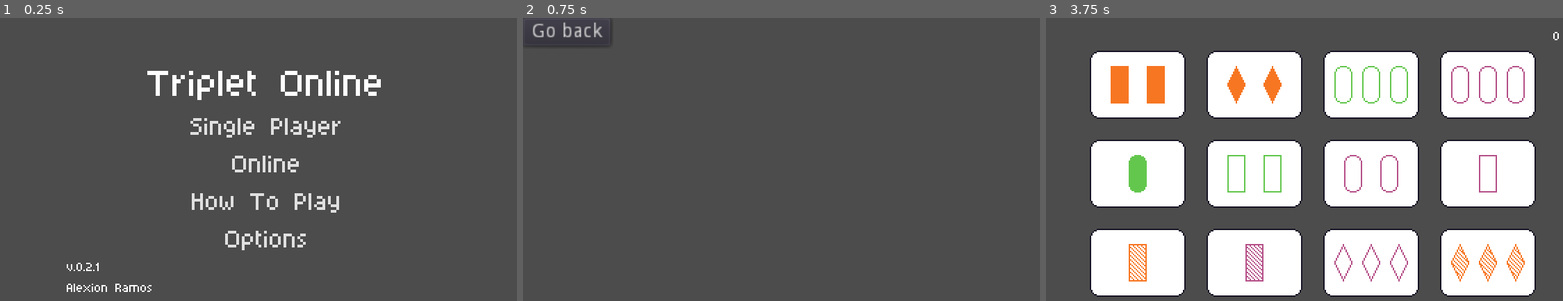
Above: before the commit, frames 1-3 (left to right).
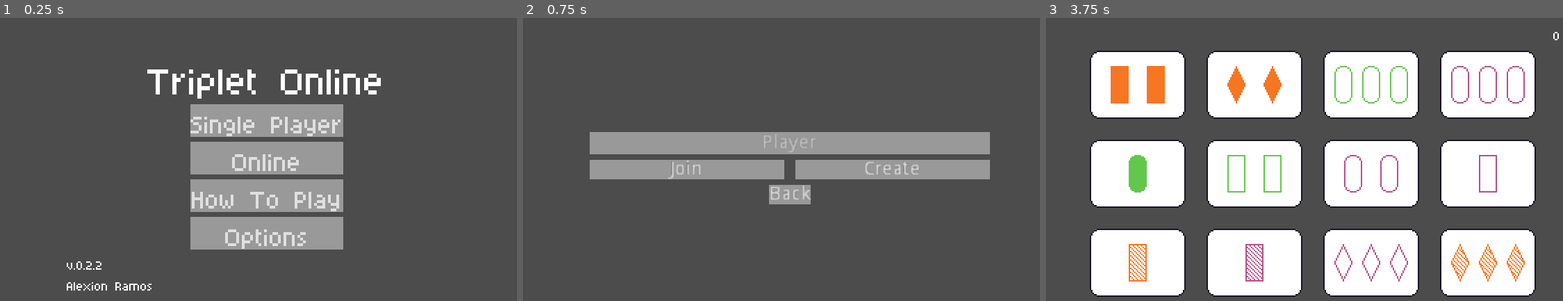
Above: after the commit, the same moments.

Repository: almos98/SetOnline
Game: Godot game, scene res://menu/start_menu.tscn
The game is run twice, just before and just after one commit, with the same random seed, the same clock (stepped at 60 frames per second) and the same inputs.
Inputs:
- Up to frame 1 (0.25 s): no input
- Up to frame 2 (0.75 s): click "Online" at 0.5 s
- Up to frame 3 (3.75 s): click "Go back" (after the commit: "Back") at 1.25 s; click "How To Play" at 2 s; click "Options" at 2.75 s; click "Single Player" at 3.5 s

The runs differ from the first frame. In frame 1, 13% of the frame differs, in the area x 12-74%, y 18-97%; in frame 2, 12%; in frame 3, nothing differs.

Commit message:
Fixed project settings for mobile.

Diff:
--- /dev/null
+++ b/game/server/Label.gd
@@ -0,0 +1,4 @@
+extends Label
+
+func _ready():
+	print("Hello world!");
--- /dev/null
+++ b/game/server/server.tscn
@@ -0,0 +1,20 @@
+[gd_scene load_steps=3 format=2]
+
+[ext_resource path="res://game/server/Label.gd" type="Script" id=1]
+[ext_resource path="res://game/board/board_data.tscn" type="PackedScene" id=2]
+
+[node name="Server" type="Control"]
+__meta__ = {
+"_edit_use_anchors_": false
+}
+
+[node name="Label" type="Label" parent="."]
+margin_right = 40.0
+margin_bottom = 14.0
+text = "This is a server."
+script = ExtResource( 1 )
+__meta__ = {
+"_edit_use_anchors_": false
+}
+
+[node name="Board" parent="." instance=ExtResource( 2 )]
--- a/menu/multiplayer_menu.tscn
+++ b/menu/multiplayer_menu.tscn
@@ -1,20 +1,111 @@
-[gd_scene load_steps=2 format=2]
+[gd_scene load_steps=16 format=2]
 
 [ext_resource path="res://game/state/simple_menu_state.gd" type="Script" id=1]
 
-[node name="Control" type="Control"]
+[sub_resource type="Theme" id=1]
+
+[sub_resource type="StyleBoxFlat" id=2]
+
+[sub_resource type="StyleBoxFlat" id=3]
+
+[sub_resource type="StyleBoxFlat" id=4]
+
+[sub_resource type="StyleBoxFlat" id=5]
+
+[sub_resource type="StyleBoxFlat" id=6]
+
+[sub_resource type="StyleBoxFlat" id=7]
+
+[sub_resource type="StyleBoxFlat" id=8]
+
+[sub_resource type="StyleBoxFlat" id=9]
+
+[sub_resource type="StyleBoxFlat" id=10]
+
+[sub_resource type="StyleBoxFlat" id=11]
+
+[sub_resource type="StyleBoxFlat" id=12]
+
+[sub_resource type="StyleBoxFlat" id=13]
+
+[sub_resource type="StyleBoxFlat" id=14]
+
+[node name="MultiplayerMenu" type="MarginContainer"]
 anchor_right = 1.0
 anchor_bottom = 1.0
+theme = SubResource( 1 )
+custom_constants/margin_right = 48
+custom_constants/margin_top = 24
+custom_constants/margin_left = 48
+custom_constants/margin_bottom = 24
 script = ExtResource( 1 )
 __meta__ = {
 "_edit_use_anchors_": false
 }
-back_button_path = NodePath("Button")
+buttons_path = [ NodePath("VBoxContainer/HSplitContainer/JoinButton"), NodePath("VBoxContainer/HSplitContainer/CreateButton") ]
+scene_transitions = [ null, null ]
+back_button_path = NodePath("VBoxContainer/Back Button")
 
-[node name="Button" type="Button" parent="."]
-margin_right = 12.0
-margin_bottom = 20.0
-text = "Go back"
-__meta__ = {
-"_edit_use_anchors_": false
-}
+[node name="VBoxContainer" type="VBoxContainer" parent="."]
+margin_left = 48.0
+margin_top = 82.0
+margin_right = 336.0
+margin_bottom = 134.0
+size_flags_vertical = 6
+
+[node name="PlayerName" type="LineEdit" parent="VBoxContainer"]
+margin_right = 288.0
+margin_bottom = 16.0
+size_flags_vertical = 3
+custom_styles/read_only = SubResource( 2 )
+custom_styles/focus = SubResource( 3 )
+custom_styles/normal = SubResource( 4 )
+align = 1
+max_length = 16
+context_menu_enabled = false
+clear_button_enabled = true
+placeholder_text = "Player"
+
+[node name="HSplitContainer" type="HSplitContainer" parent="VBoxContainer"]
+margin_top = 20.0
+margin_right = 288.0
+margin_bottom = 34.0
+custom_constants/separation = 0
+
+[node name="JoinButton" type="Button" parent="VBoxContainer/HSplitContainer"]
+margin_right = 140.0
+margin_bottom = 14.0
+size_flags_horizontal = 3
+size_flags_vertical = 3
+custom_styles/hover = SubResource( 5 )
+custom_styles/pressed = SubResource( 6 )
+custom_styles/focus = SubResource( 7 )
+custom_styles/disabled = SubResource( 8 )
+custom_styles/normal = SubResource( 9 )
+text = "Join"
+
+[node name="CreateButton" type="Button" parent="VBoxContainer/HSplitContainer"]
+margin_left = 148.0
+margin_right = 288.0
+margin_bottom = 14.0
+size_flags_horizontal = 3
+size_flags_vertical = 3
+custom_styles/hover = SubResource( 10 )
+custom_styles/pressed = SubResource( 11 )
+custom_styles/focus = SubResource( 12 )
+custom_styles/disabled = SubResource( 13 )
+custom_styles/normal = SubResource( 14 )
+text = "Create"
+
+[node name="Back Button" type="Button" parent="VBoxContainer"]
+margin_left = 129.0
+margin_top = 38.0
+margin_right = 159.0
+margin_bottom = 52.0
+size_flags_horizontal = 4
+custom_styles/hover = SubResource( 10 )
+custom_styles/pressed = SubResource( 11 )
+custom_styles/focus = SubResource( 12 )
+custom_styles/disabled = SubResource( 13 )
+custom_styles/normal = SubResource( 14 )
+text = "Back"
--- a/menu/start_menu.tscn
+++ b/menu/start_menu.tscn
@@ -13,15 +13,13 @@
 size = 48
 font_data = SubResource( 2 )
 
-[sub_resource type="StyleBoxEmpty" id=4]
+[sub_resource type="StyleBoxFlat" id=11]
 
-[sub_resource type="StyleBoxEmpty" id=5]
+[sub_resource type="StyleBoxFlat" id=12]
 
-[sub_resource type="StyleBoxEmpty" id=6]
+[sub_resource type="StyleBoxFlat" id=13]
 
-[sub_resource type="StyleBoxEmpty" id=7]
-
-[sub_resource type="StyleBoxEmpty" id=8]
+[sub_resource type="StyleBoxFlat" id=14]
 
 [sub_resource type="DynamicFont" id=9]
 size = 32
@@ -33,6 +31,8 @@
 [node name="StartMenu" type="MarginContainer"]
 anchor_right = 1.0
 anchor_bottom = 1.0
+margin_top = -1.0
+margin_bottom = 9.0
 theme = SubResource( 1 )
 custom_constants/margin_right = 48
 custom_constants/margin_top = 24
@@ -42,94 +42,88 @@
 __meta__ = {
 "_edit_use_anchors_": false
 }
-buttons_path = [ NodePath("VBox/HBoxContainer/MenuButtons/SinglePlayerButton"), NodePath("VBox/HBoxContainer/MenuButtons/OnlineButton"), NodePath("VBox/HBoxContainer/MenuButtons/TutorialButton"), NodePath("VBox/HBoxContainer/MenuButtons/OptionsButton") ]
+buttons_path = [ NodePath("VBoxContainer/Buttons/SinglePlayerButton"), NodePath("VBoxContainer/Buttons/OnlineButton"), NodePath(""), NodePath("") ]
 scene_transitions = [ ExtResource( 3 ), ExtResource( 2 ), null, null ]
 
-[node name="VBox" type="VBoxContainer" parent="."]
+[node name="VBoxContainer" type="VBoxContainer" parent="."]
 margin_left = 48.0
 margin_top = 24.0
 margin_right = 336.0
 margin_bottom = 202.0
+size_flags_vertical = 2
 
-[node name="TitleLabel" type="Label" parent="VBox"]
+[node name="TitleLabel" type="Label" parent="VBoxContainer"]
 margin_right = 288.0
 margin_bottom = 35.0
+size_flags_vertical = 1
 custom_fonts/font = SubResource( 3 )
 text = "Triplet Online"
 align = 1
 valign = 1
 autowrap = true
 
-[node name="HBoxContainer" type="CenterContainer" parent="VBox"]
+[node name="Buttons" type="VBoxContainer" parent="VBoxContainer"]
+margin_left = 89.0
 margin_top = 39.0
-margin_right = 288.0
+margin_right = 199.0
 margin_bottom = 147.0
+size_flags_horizontal = 4
 
-[node name="MenuButtons" type="VBoxContainer" parent="VBox/HBoxContainer"]
-margin_left = 89.0
-margin_right = 199.0
-margin_bottom = 108.0
-__meta__ = {
-"_edit_use_anchors_": false
-}
-
-[node name="SinglePlayerButton" type="Button" parent="VBox/HBoxContainer/MenuButtons"]
+[node name="SinglePlayerButton" type="Button" parent="VBoxContainer/Buttons"]
 margin_right = 110.0
 margin_bottom = 24.0
-custom_styles/hover = SubResource( 4 )
-custom_styles/pressed = SubResource( 5 )
-custom_styles/focus = SubResource( 6 )
-custom_styles/disabled = SubResource( 7 )
-custom_styles/normal = SubResource( 8 )
+custom_styles/hover = SubResource( 11 )
+custom_styles/pressed = SubResource( 12 )
+custom_styles/focus = SubResource( 13 )
+custom_styles/normal = SubResource( 14 )
 custom_fonts/font = SubResource( 9 )
 text = "Single Player"
 
-[node name="OnlineButton" type="Button" parent="VBox/HBoxContainer/MenuButtons"]
+[node name="OnlineButton" type="Button" parent="VBoxContainer/Buttons"]
 margin_top = 28.0
 margin_right = 110.0
 margin_bottom = 52.0
-custom_styles/hover = SubResource( 4 )
-custom_styles/pressed = SubResource( 5 )
-custom_styles/focus = SubResource( 6 )
-custom_styles/disabled = SubResource( 7 )
-custom_styles/normal = SubResource( 8 )
+custom_styles/hover = SubResource( 11 )
+custom_styles/pressed = SubResource( 12 )
+custom_styles/focus = SubResource( 13 )
+custom_styles/normal = SubResource( 14 )
 custom_fonts/font = SubResource( 9 )
 text = "Online"
 
-[node name="TutorialButton" type="Button" parent="VBox/HBoxContainer/MenuButtons"]
+[node name="TutorialButton" type="Button" parent="VBoxContainer/Buttons"]
 margin_top = 56.0
 margin_right = 110.0
 margin_bottom = 80.0
-custom_styles/hover = SubResource( 4 )
-custom_styles/pressed = SubResource( 5 )
-custom_styles/focus = SubResource( 6 )
-custom_styles/disabled = SubResource( 7 )
-custom_styles/normal = SubResource( 8 )
+custom_styles/hover = SubResource( 11 )
+custom_styles/pressed = SubResource( 12 )
+custom_styles/focus = SubResource( 13 )
+custom_styles/normal = SubResource( 14 )
 custom_fonts/font = SubResource( 9 )
 text = "How To Play"
 __meta__ = {
 "_edit_use_anchors_": false
 }
 
-[node name="OptionsButton" type="Button" parent="VBox/HBoxContainer/MenuButtons"]
+[node name="OptionsButton" type="Button" parent="VBoxContainer/Buttons"]
 margin_top = 84.0
 margin_right = 110.0
 margin_bottom = 108.0
-custom_styles/hover = SubResource( 4 )
-custom_styles/pressed = SubResource( 5 )
-custom_styles/focus = SubResource( 6 )
-custom_styles/disabled = SubResource( 7 )
-custom_styles/normal = SubResource( 8 )
+custom_styles/hover = SubResource( 11 )
+custom_styles/pressed = SubResource( 12 )
+custom_styles/focus = SubResource( 13 )
+custom_styles/normal = SubResource( 14 )
 custom_fonts/font = SubResource( 9 )
 text = "Options"
 __meta__ = {
 "_edit_use_anchors_": false
 }
 
-[node name="VersionLabel" type="Label" parent="VBox"]
+[node name="VersionLabel" type="Label" parent="VBoxContainer"]
 margin_top = 151.0
-margin_right = 288.0
+margin_right = 62.0
 margin_bottom = 178.0
+size_flags_horizontal = 0
+size_flags_vertical = 0
 custom_fonts/font = SubResource( 10 )
-text = "v.0.2.1
+text = "v.0.2.2
 Alexion Ramos"
--- a/project.godot
+++ b/project.godot
@@ -63,13 +63,64 @@
 
 [input]
 
+ui_accept={
+"deadzone": 0.5,
+"events": [  ]
+}
 ui_select={
 "deadzone": 0.5,
-"events": [ Object(InputEventKey,"resource_local_to_scene":false,"resource_name":"","device":0,"alt":false,"shift":false,"control":false,"meta":false,"command":false,"pressed":false,"scancode":32,"unicode":0,"echo":false,"script":null)
-, Object(InputEventJoypadButton,"resource_local_to_scene":false,"resource_name":"","device":0,"button_index":3,"pressure":0.0,"pressed":false,"script":null)
-, Object(InputEventMouseButton,"resource_local_to_scene":false,"resource_name":"","device":0,"alt":false,"shift":false,"control":false,"meta":false,"command":false,"button_mask":0,"position":Vector2( 0, 0 ),"global_position":Vector2( 0, 0 ),"factor":1.0,"button_index":1,"pressed":false,"doubleclick":false,"script":null)
+"events": [ Object(InputEventMouseButton,"resource_local_to_scene":false,"resource_name":"","device":-1,"alt":false,"shift":false,"control":false,"meta":false,"command":false,"button_mask":0,"position":Vector2( 0, 0 ),"global_position":Vector2( 0, 0 ),"factor":1.0,"button_index":1,"pressed":false,"doubleclick":false,"script":null)
  ]
 }
+ui_cancel={
+"deadzone": 0.5,
+"events": [ Object(InputEventKey,"resource_local_to_scene":false,"resource_name":"","device":0,"alt":false,"shift":false,"control":false,"meta":false,"command":false,"pressed":false,"scancode":16777217,"unicode":0,"echo":false,"script":null)
+ ]
+}
+ui_focus_next={
+"deadzone": 0.5,
+"events": [  ]
+}
+ui_focus_prev={
+"deadzone": 0.5,
+"events": [  ]
+}
+ui_left={
+"deadzone": 0.5,
+"events": [  ]
+}
+ui_right={
+"deadzone": 0.5,
+"events": [  ]
+}
+ui_up={
+"deadzone": 0.5,
+"events": [  ]
+}
+ui_down={
+"deadzone": 0.5,
+"events": [  ]
+}
+ui_page_up={
+"deadzone": 0.5,
+"events": [  ]
+}
+ui_page_down={
+"deadzone": 0.5,
+"events": [  ]
+}
+ui_home={
+"deadzone": 0.5,
+"events": [  ]
+}
+ui_end={
+"deadzone": 0.5,
+"events": [  ]
+}
+
+[input_devices]
+
+pointing/emulate_touch_from_mouse=true
 
 [logging]
 
Not shown, added: export_presets.cfg
Not shown: 1 places in menu/start_menu.tscn that only renumber resources
Not shown, added: Dockerfile
